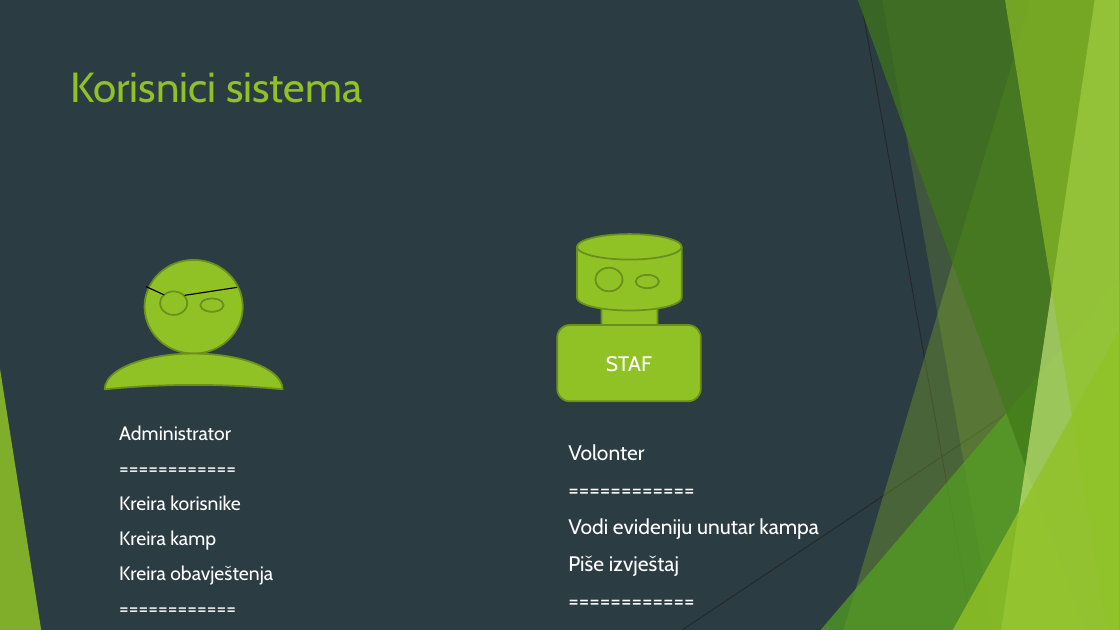
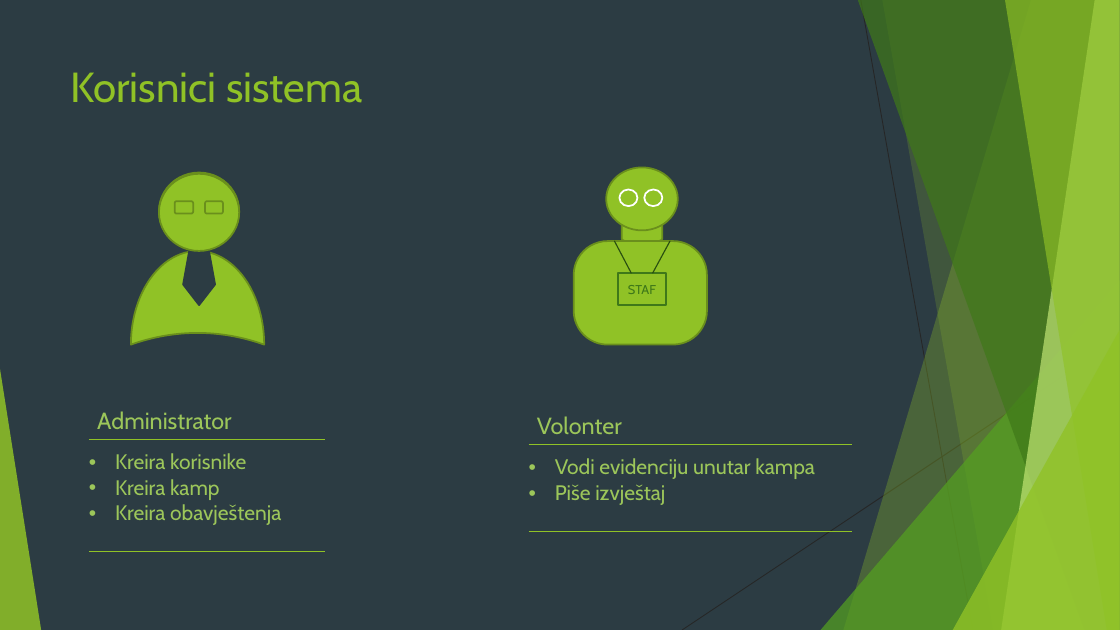
Before and after one commit to dejansimic00/ISZ_DT, a slide deck: slide 6 of EKamp.pptx. Drawn at 1120x630 pixels with LibreOffice and Linux fonts; fonts in the diff are those of the drawing. Boxes give left, top, right and bottom in pixels: in the first picture for what was removed or moved away, otherwise in the second. Text is boxed around its words. In the diff, an @@ line names an element or a change of style, - is before the commit and + after.

```diff
--- a/EKamp.pptx
+++ b/EKamp.pptx
@@ ellipse: place and size @@
-ellipse at bbox=[145, 260, 243, 353]
+ellipse at bbox=[159, 172, 239, 250]
@@ ellipse added at bbox=[159, 174, 239, 251], fill #90C226, outline #6B901C 1.5 pt @@
@@ ellipse: place and size @@
-ellipse at bbox=[636, 275, 660, 288]
+ellipse at bbox=[607, 167, 678, 230]
@@ rounded rectangle added at bbox=[174, 200, 192, 213], fill #90C226, outline #6B901C 1.5 pt @@
@@ rounded rectangle added at bbox=[175, 202, 193, 214], fill #90C226, outline #6B901C 1.5 pt @@
@@ rounded rectangle added at bbox=[205, 202, 223, 214], fill #90C226, outline #6B901C 1.5 pt @@
@@ ellipse added at bbox=[619, 190, 638, 207], fill #90C226, outline #FFFFFF 1.5 pt @@
@@ ellipse added at bbox=[644, 190, 663, 207], outline #FFFFFF 1.5 pt @@
@@ cylinder: place and size @@
-cylinder at bbox=[577, 234, 681, 311]
+cylinder at bbox=[622, 220, 662, 244]
@@ moon: place and size @@
-moon at bbox=[105, 353, 283, 389]
+moon at bbox=[130, 251, 264, 344]
@@ pentagon added at bbox=[183, 251, 215, 305], fill #2C3C43, outline #2C3C43 1.5 pt @@
@@ rounded rectangle added at bbox=[574, 241, 707, 344], fill #90C226, outline #6B901C 1.5 pt @@
@@ ellipse removed at bbox=[596, 268, 623, 292] @@
@@ line added from (631, 273) to (615, 241), #2A5010 1 pt @@
@@ line added from (653, 273) to (670, 241), #2A5010 1 pt @@
@@ line removed from (146, 287) to (164, 295) @@
@@ ellipse removed at bbox=[160, 292, 187, 315] @@
@@ line removed from (185, 296) to (237, 287) @@
@@ ellipse removed at bbox=[201, 298, 224, 312] @@
@@ cylinder removed at bbox=[602, 287, 658, 335] @@
@@ rectangle "STAF": place and size @@
-rectangle "STAF" at bbox=[557, 325, 701, 402]
+rectangle "STAF" at bbox=[618, 273, 666, 305]
@@ rectangle "STAF" at bbox=[618, 273, 666, 305]: size 18 to 11 pt, text colour #FFFFFF to #3F7819; rounded rectangle to rectangle; outline #6B901C 1.5 pt to #3F7819 1.5 pt @@
@@ table added at bbox=[89, 402, 326, 549], 2 rows, 1 columns @@
+Administrator
+Kreira korisnike / Kreira kamp / Kreira obavještenja
@@ table added at bbox=[528, 408, 852, 531], 2 rows, 1 columns @@
+Volonter
+Vodi evidenciju unutar kampa / Piše izvještaj
@@ text removed at bbox=[119, 425, 273, 585] @@
-Administrator
-============
-Kreira korisnike
-Kreira kamp
-Kreira obavještenja
-============
@@ text removed at bbox=[568, 444, 819, 576] @@
-Volonter
-============
-Vodi evideniju unutar kampa
-Piše izvještaj
-============
```
Also in this commit, not shown: 11 other slides changed, 4 slides added.
